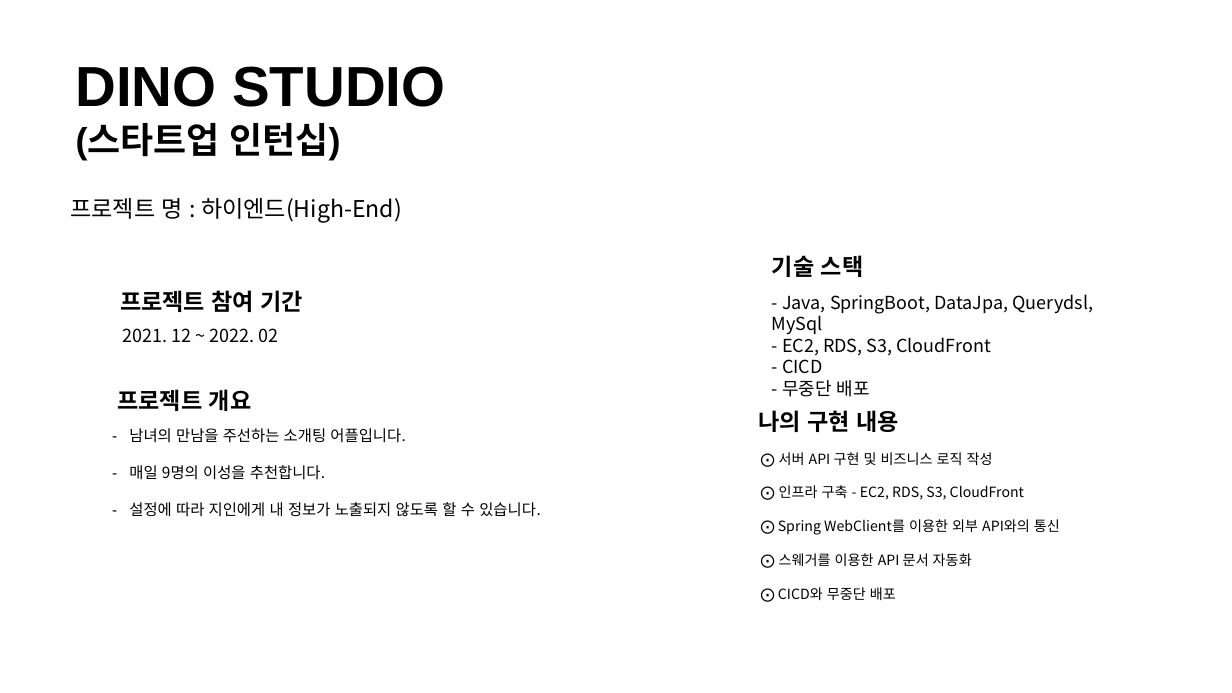
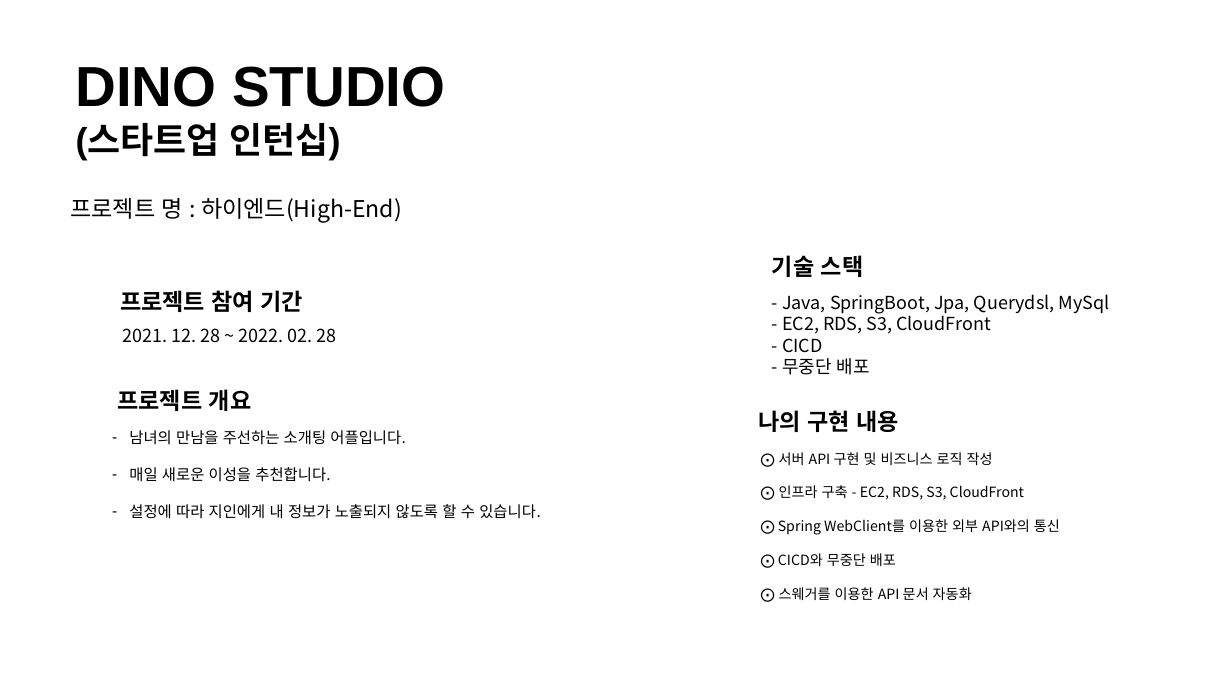
Before and after one commit to ohjinhokor/PortFolio, a slide deck: slide 2 of 오진호 포트폴리오.pptx. Drawn at 1232x693 pixels with LibreOffice and Linux fonts; fonts in the diff are those of the drawing; background and template pictures are left out. Boxes give left, top, right and bottom in pixels: in the first picture for what was removed or moved away, otherwise in the second. Text is boxed around its words. In the diff, an @@ line names an element or a change of style, - is before the commit and + after.

```diff
--- a/오진호 포트폴리오.pptx
+++ b/오진호 포트폴리오.pptx
@@ text at (782, 294, 1110, 314): text changed @@
-- Java, SpringBoot, DataJpa, Querydsl, MySql
+- Java, SpringBoot, Jpa, Querydsl, MySql
@@ text at (122, 328, 336, 343): text changed @@
-2021. 12 ~ 2022. 02
+2021. 12. 28 ~ 2022. 02. 28
@@ text at (129, 467, 330, 482): text changed @@
-– 매일 9명의 이성을 추천합니다.
+– 매일 새로운 이성을 추천합니다.
@@ text at (827, 553, 896, 566): paragraph added @@
+⨀ CICD와 무중단 배포
@@ text at (827, 587, 896, 600): paragraph removed @@
-⨀ CICD와 무중단 배포
```
Also in this commit, not shown: 9 other slides changed, 1 slide added, 1 slide removed, 4 other files.
